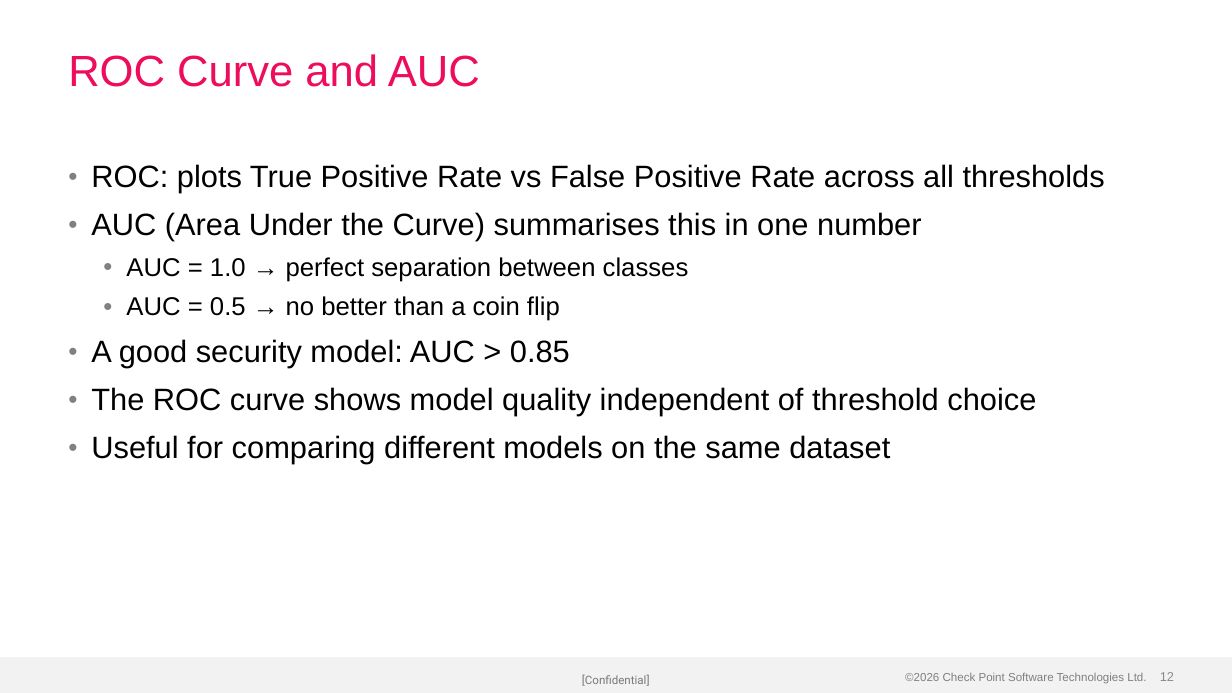
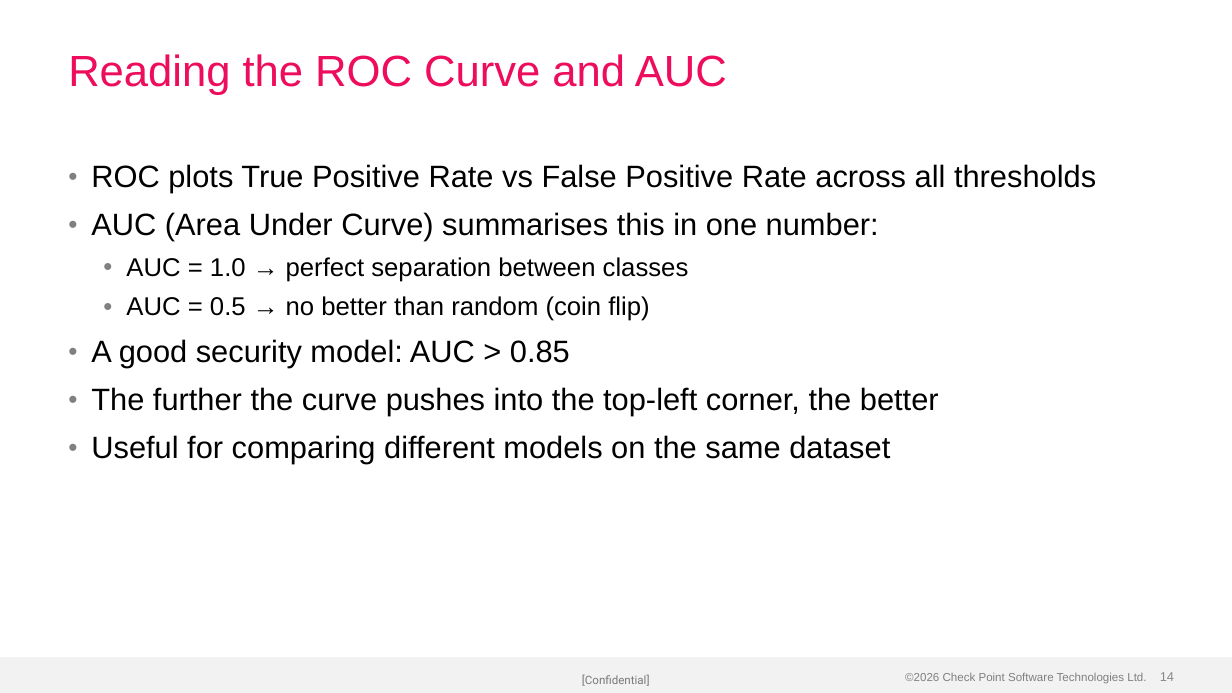
Before and after one commit to alshawwaf/ai-basic-training, a slide deck: slide 14 of stage1_classic_ml/05_model_evaluation/Lecture-5-Model-Evaluation.pptx (slide 12 before the commit). Drawn at 1232x693 pixels with LibreOffice and Linux fonts; fonts in the diff are those of the drawing; background and template pictures are left out. Boxes give left, top, right and bottom in pixels: in the first picture for what was removed or moved away, otherwise in the second. Text is boxed around its words. In the diff, an @@ line names an element or a change of style, - is before the commit and + after.

Commit message:
Rebuild Lecture-5 with charts and visual layouts
5 embedded images: accuracy trap comparison, confusion matrix heatmap,
precision/recall/F1 metric cards, ROC curve, precision-recall tradeoff
chart. Uses 2-Column, Bullets+Pull Quote, and Title Only layouts.

```diff
--- a/stage1_classic_ml/05_model_evaluation/Lecture-5-Model-Evaluation.pptx
+++ b/stage1_classic_ml/05_model_evaluation/Lecture-5-Model-Evaluation.pptx
@@ title at box(68, 54, 727, 95): text changed @@
-ROC Curve and AUC
+Reading the ROC Curve and AUC
@@ text at box(91, 164, 1096, 241): text changed @@
-• ROC: plots True Positive Rate vs False Positive Rate across all thresholds
-• AUC (Area Under the Curve) summarises this in one number
+• ROC plots True Positive Rate vs False Positive Rate across all thresholds
+• AUC (Area Under Curve) summarises this in one number:
@@ text at box(126, 296, 649, 321): text changed @@
-  • AUC = 0.5 → no better than a coin flip
+  • AUC = 0.5 → no better than random (coin flip)
@@ text at box(91, 387, 939, 416): text changed @@
-• The ROC curve shows model quality independent of threshold choice
+• The further the curve pushes into the top-left corner, the better
@@ page number at box(1160, 672, 1174, 681): text changed @@
-12
+14
```
Also in this commit, not shown: 10 other slides changed, 5 slides added, 3 slides removed.
